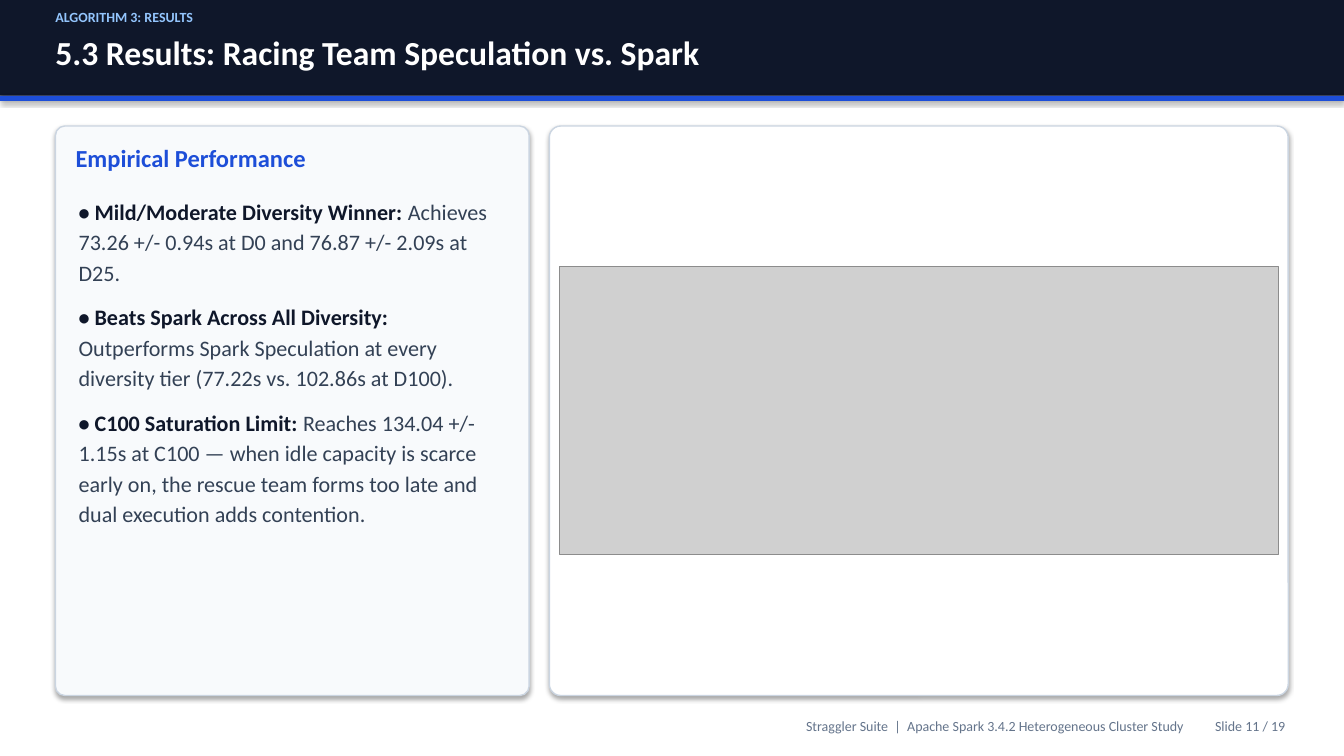
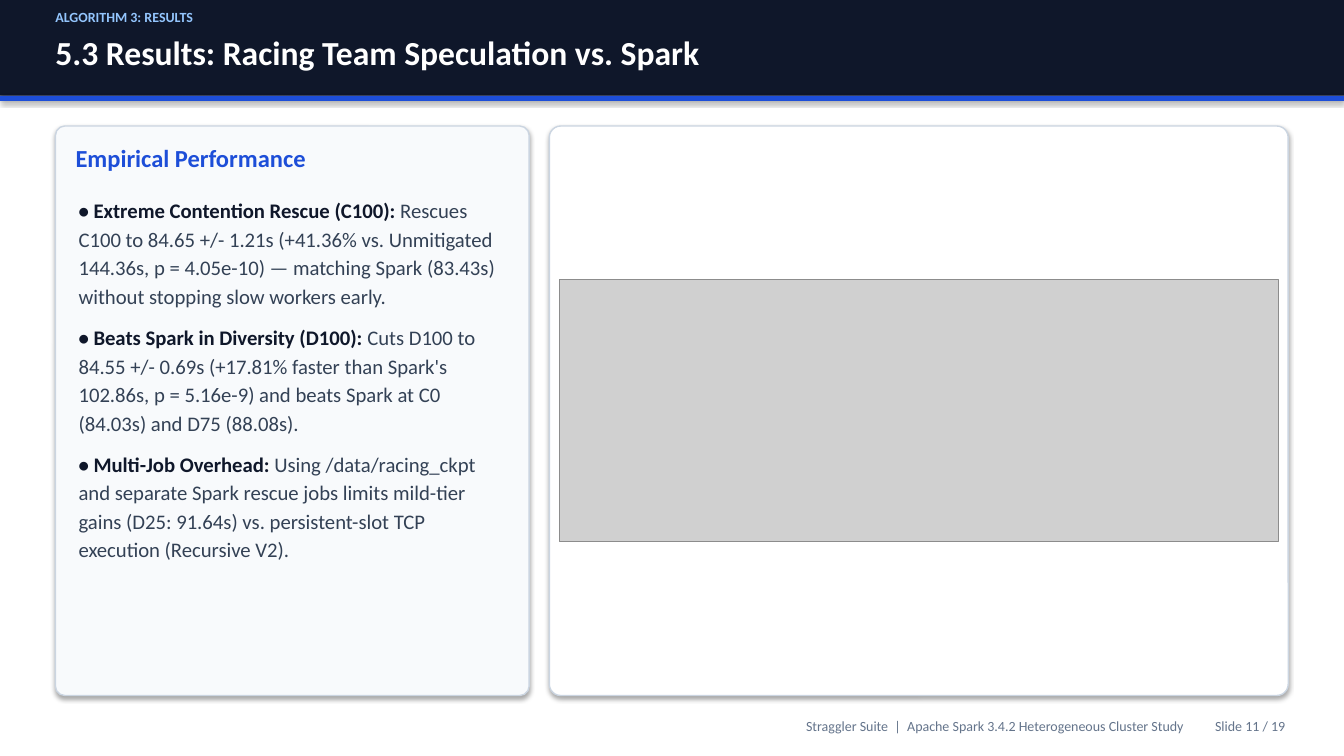
Before and after one commit to Gokulchinna/straggler-suite, a slide deck: slide 11 of Straggler_Suite_Presentation.pptx. Drawn at 1344x756 pixels with LibreOffice and Linux fonts; fonts in the diff are those of the drawing; grey boxes stand for pictures. Boxes give left, top, right and bottom in pixels: in the first picture for what was removed or moved away, otherwise in the second. Text is boxed around its words. In the diff, an @@ line names an element or a change of style, - is before the commit and + after.

```diff
--- a/Straggler_Suite_Presentation.pptx
+++ b/Straggler_Suite_Presentation.pptx
@@ text at (x1=79, y1=203, x2=495, y2=560): text changed; size 15.8 to 14.8 pt @@
-• Mild/Moderate Diversity Winner: Achieves 73.26 +/- 0.94s at D0 and 76.87 +/- 2.09s at D25.
-• Beats Spark Across All Diversity: Outperforms Spark Speculation at every diversity tier (77.22s vs. 102.86s at D100).
-• C100 Saturation Limit: Reaches 134.04 +/- 1.15s at C100 — when idle capacity is scarce early on, the rescue team forms too late and dual execution adds contention.
+• Extreme Contention Rescue (C100): Rescues C100 to 84.65 +/- 1.21s (+41.36% vs. Unmitigated 144.36s, p = 4.05e-10) — matching Spark (83.43s) without stopping slow workers early.
+• Beats Spark in Diversity (D100): Cuts D100 to 84.55 +/- 0.69s (+17.81% faster than Spark's 102.86s, p = 5.16e-9) and beats Spark at C0 (84.03s) and D75 (88.08s).
+• Multi-Job Overhead: Using /data/racing_ckpt and separate Spark rescue jobs limits mild-tier gains (D25: 91.64s) vs. persistent-slot TCP execution (Recursive V2).
@@ picture resized from (x1=560, y1=267, x2=1278, y2=555) to (x1=560, y1=279, x2=1278, y2=541) @@
```
Also in this commit, not shown: 3 other slides changed, 3 other files.
